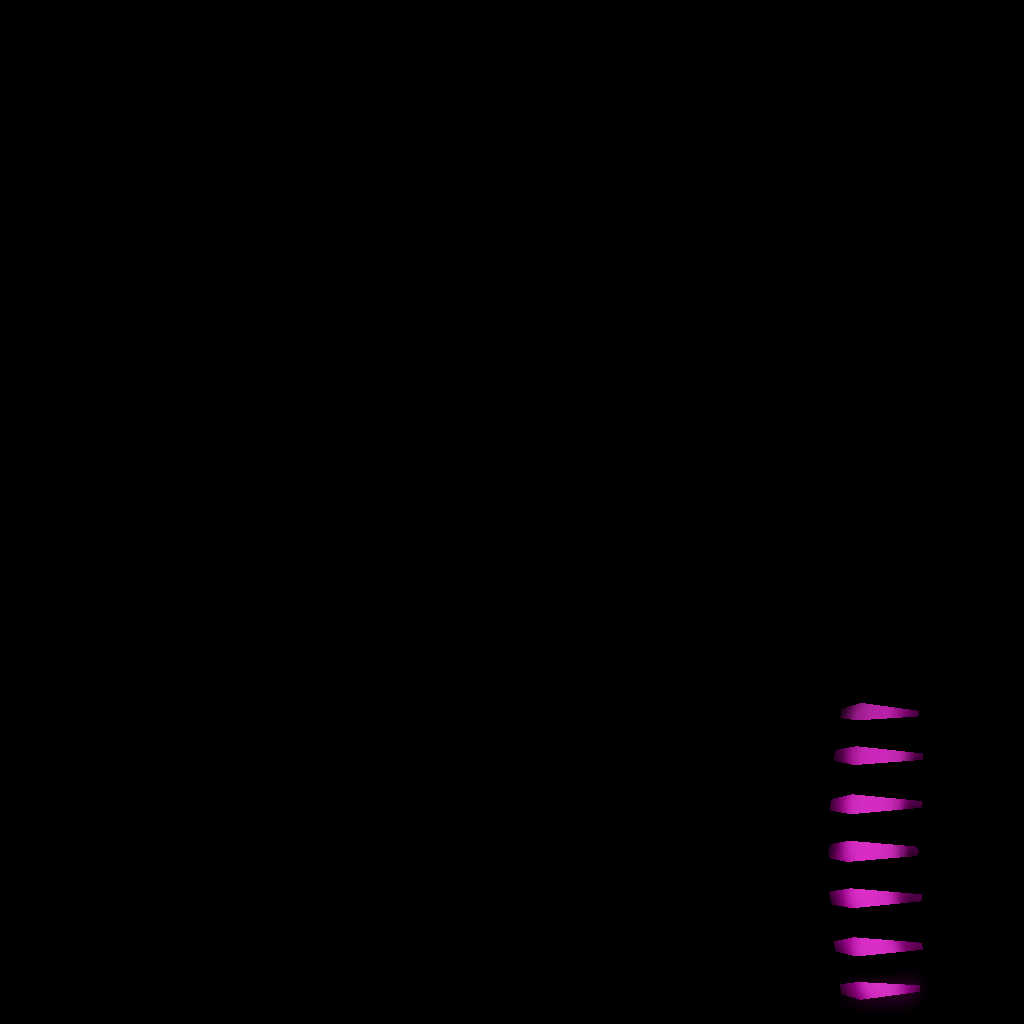
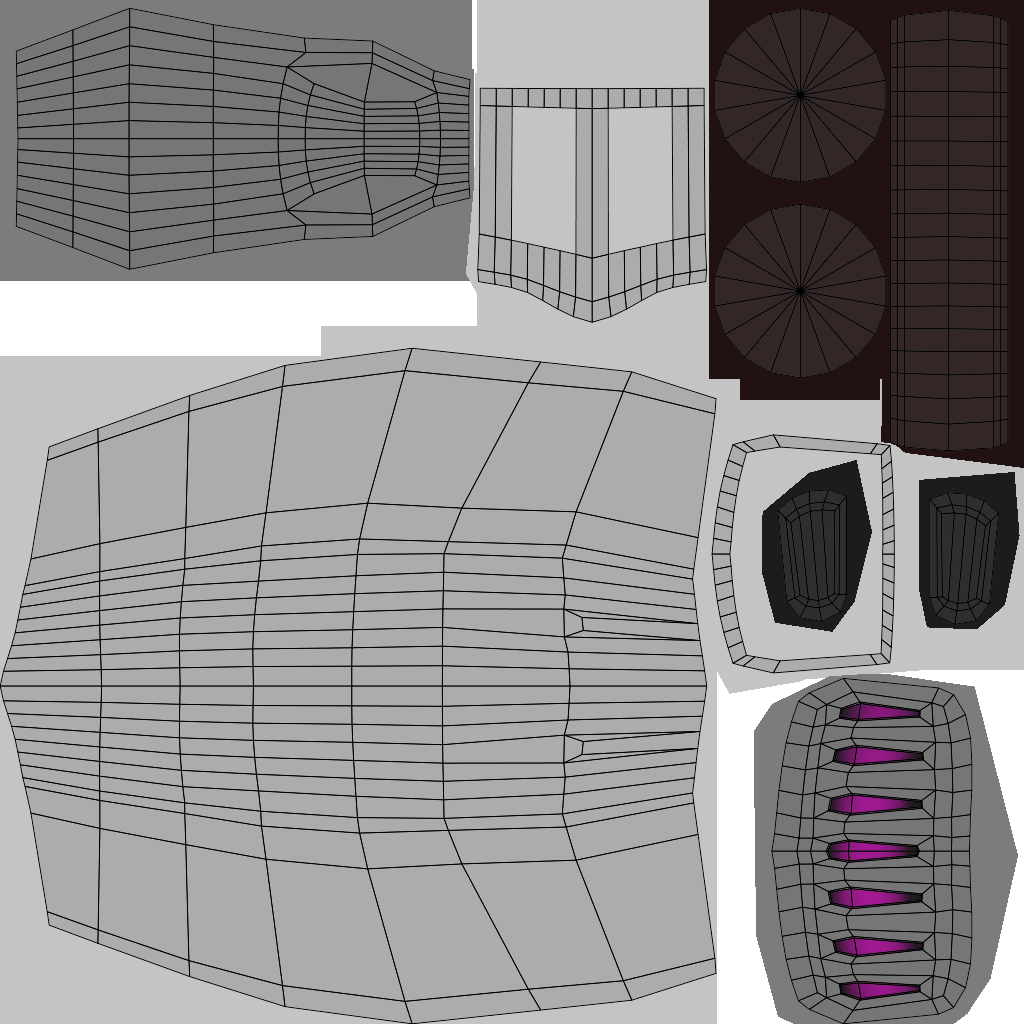
Layered file, before and after one edit (1024 × 1024). Changes by layer:
showed "Layer 1" over left=0, top=0, right=1024, bottom=1024
hid group "Emmission" (2 layers) over left=0, top=0, right=1024, bottom=1024
painted on "Layer 9(pasted)" over left=0, top=0, right=1024, bottom=1024
